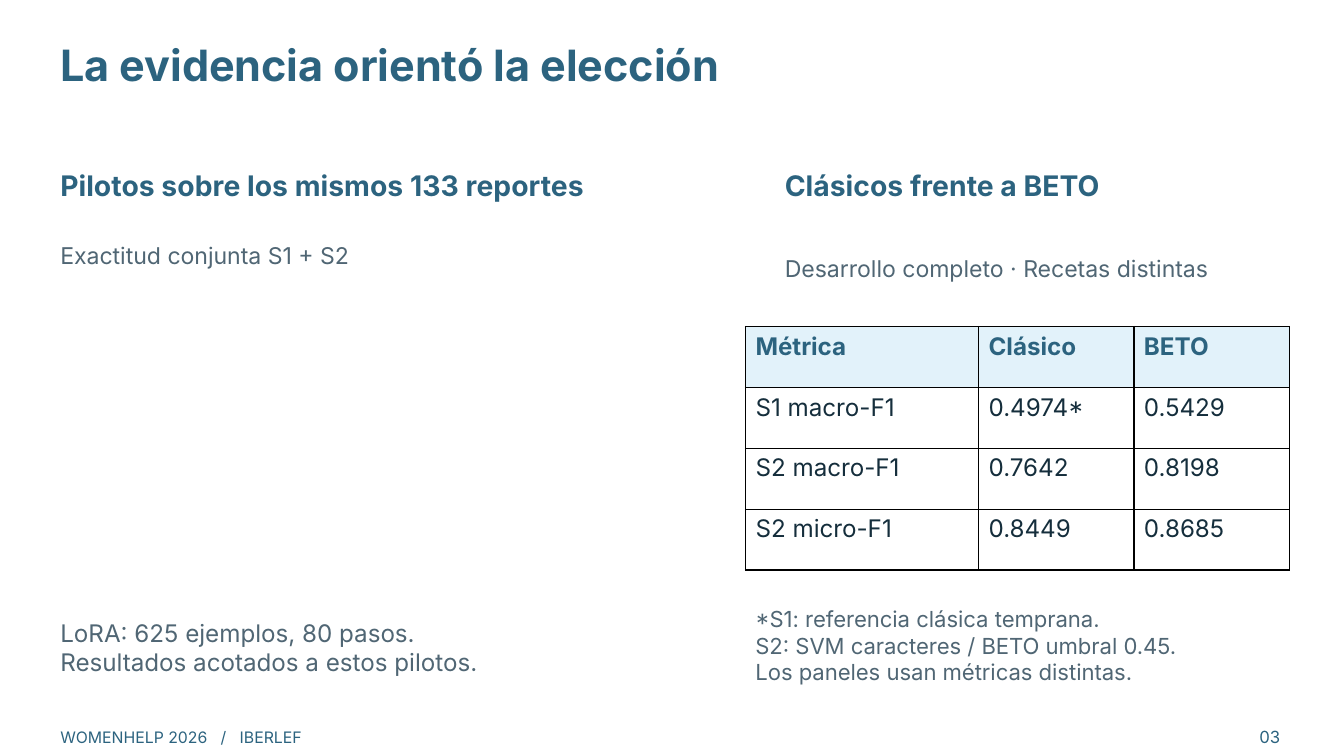
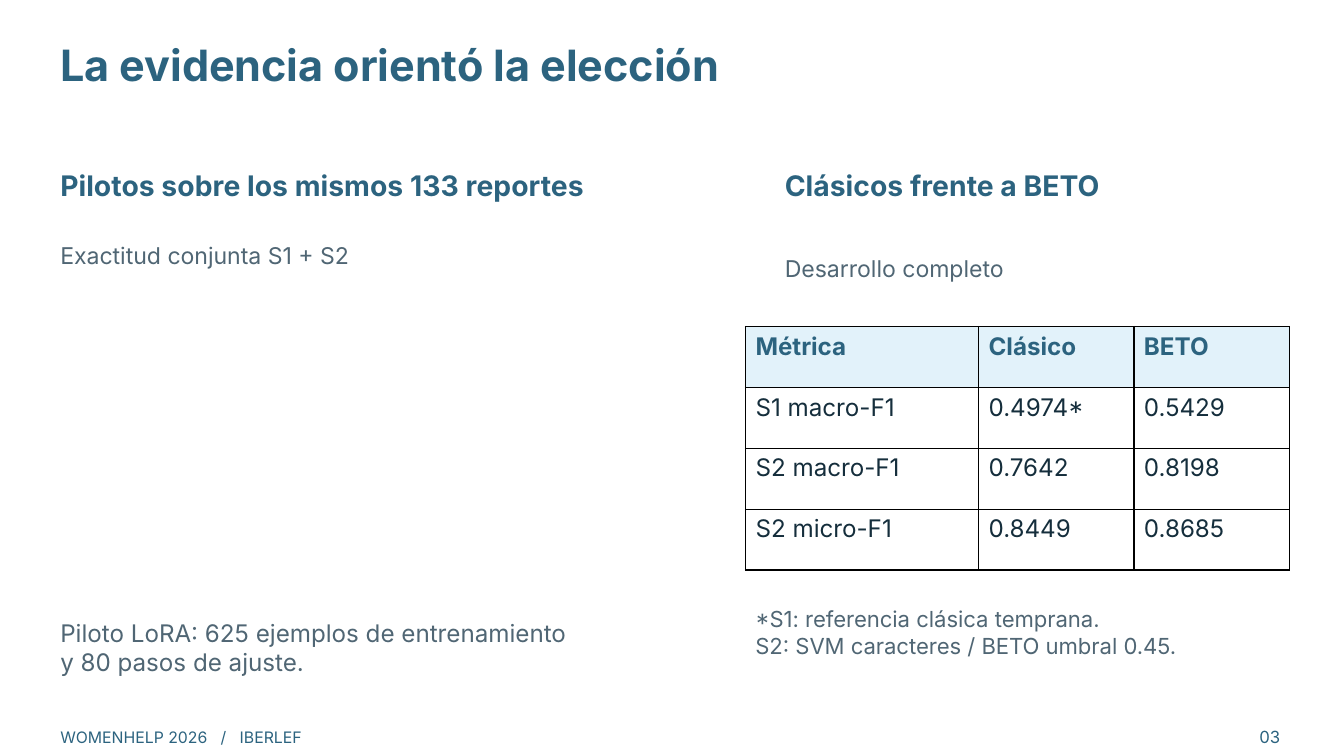
Before and after one commit to mariron42/clasificador_violencia, a slide deck: slide 3 of presentation/WomenHelp_charla_es.pptx. Drawn at 1344x756 pixels with LibreOffice and Linux fonts; fonts in the diff are those of the drawing. Boxes give left, top, right and bottom in pixels: in the first picture for what was removed or moved away, otherwise in the second. Text is boxed around its words. In the diff, an @@ line names an element or a change of style, - is before the commit and + after.

```diff
--- a/presentation/WomenHelp_charla_es.pptx
+++ b/presentation/WomenHelp_charla_es.pptx
@@ text at (785, 260, 1003, 282): text changed @@
-Desarrollo completo · Recetas distintas
+Desarrollo completo
@@ text at (60, 624, 566, 676): text changed @@
-LoRA: 625 ejemplos, 80 pasos.
-Resultados acotados a estos pilotos.
+Piloto LoRA: 625 ejemplos de entrenamiento
+y 80 pasos de ajuste.
@@ text at (755, 663, 1133, 685): paragraph removed @@
-Los paneles usan métricas distintas.
```
Also in this commit, not shown: 4 other slides changed, 7 other files.
